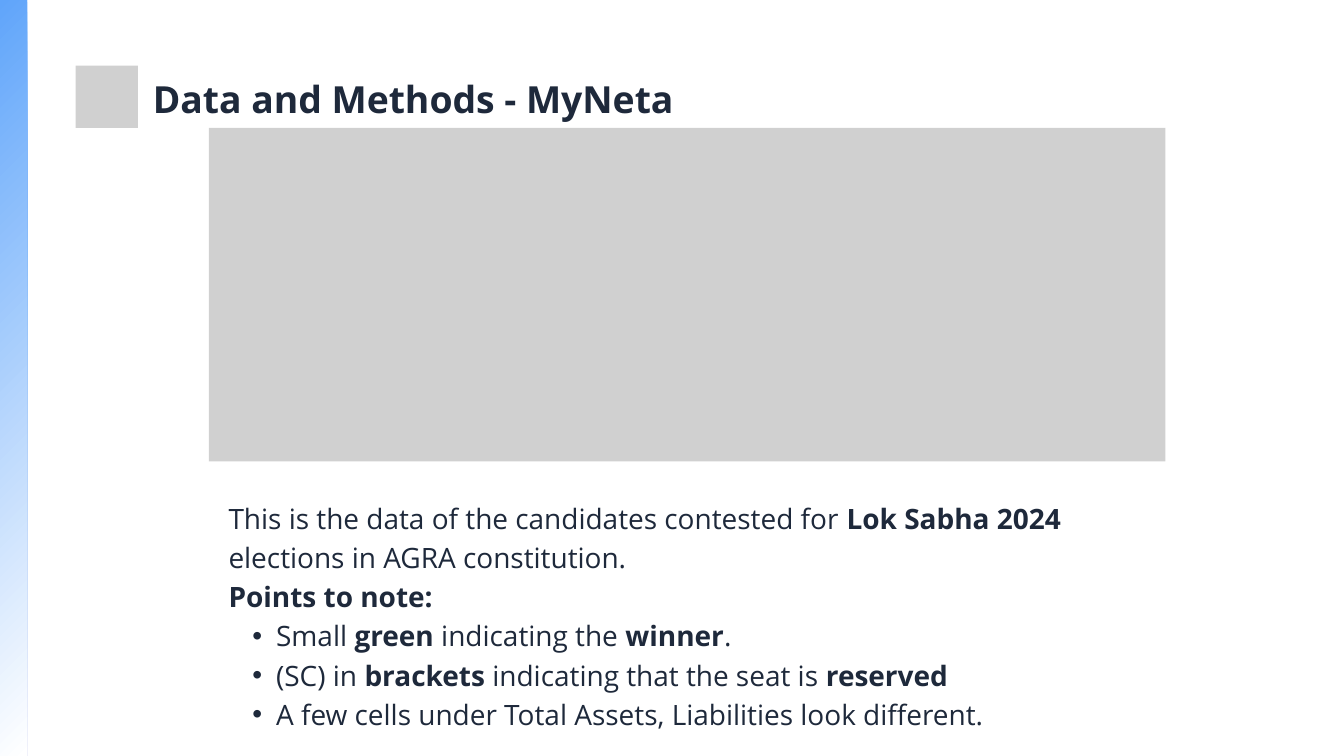
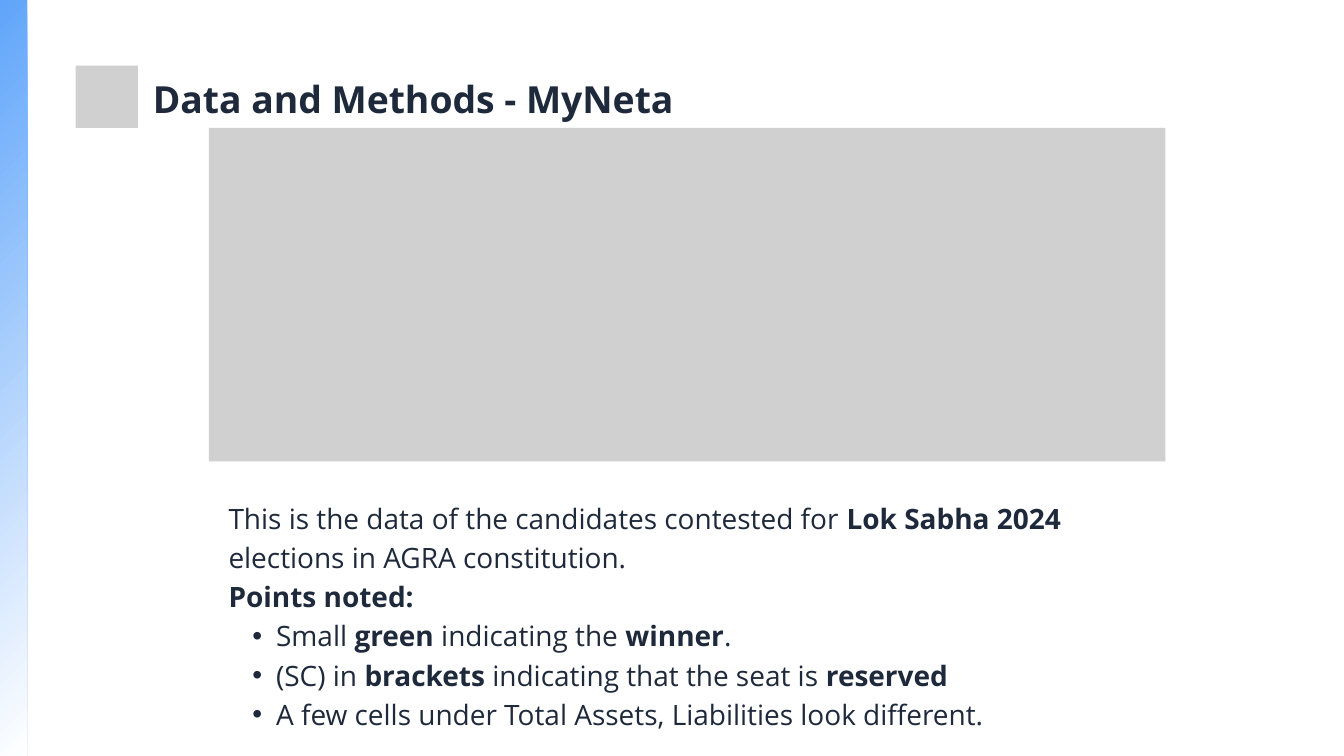
Before and after one commit to Bhupathi-Nithin-Agnihotri/DCV-Project, a slide deck: slide 4 of DCV-Project.pptx. Drawn at 1344x756 pixels with LibreOffice and Linux fonts; fonts in the diff are those of the drawing; grey boxes stand for pictures. Boxes give left, top, right and bottom in pixels: in the first picture for what was removed or moved away, otherwise in the second. Text is boxed around its words. In the diff, an @@ line names an element or a change of style, - is before the commit and + after.

```diff
--- a/DCV-Project.pptx
+++ b/DCV-Project.pptx
@@ text at (229, 585, 414, 608): text changed @@
-Points to note:
+Points noted:
```
Also in this commit, not shown: 10 other slides changed, 1 other file.
